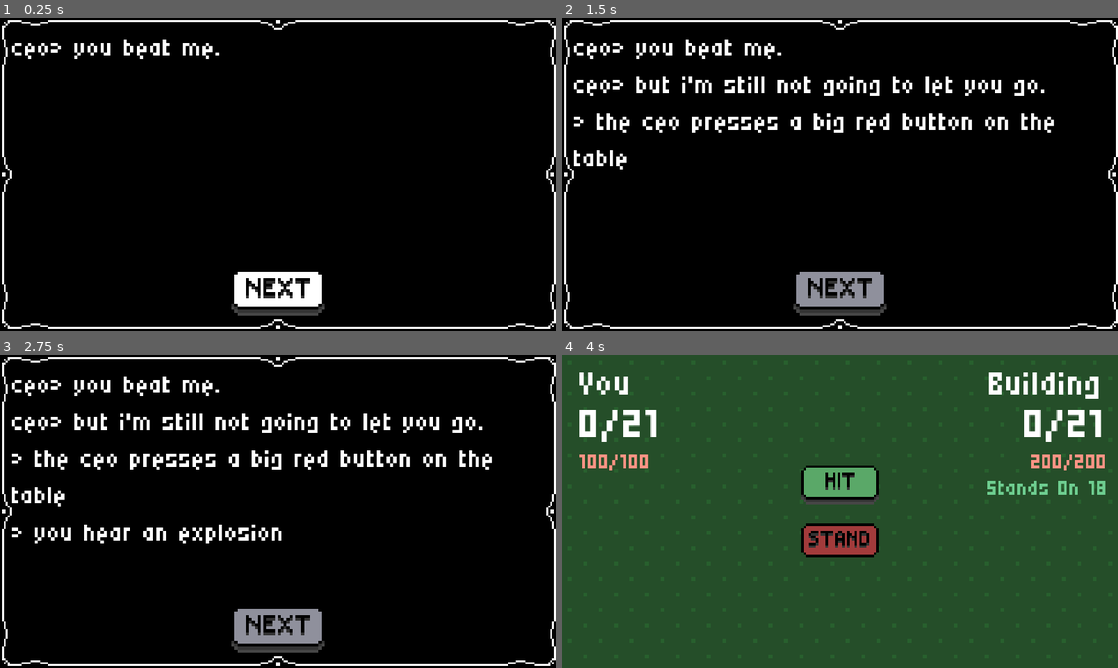
Above: before the commit, frames 1-4 (two rows, left to right).
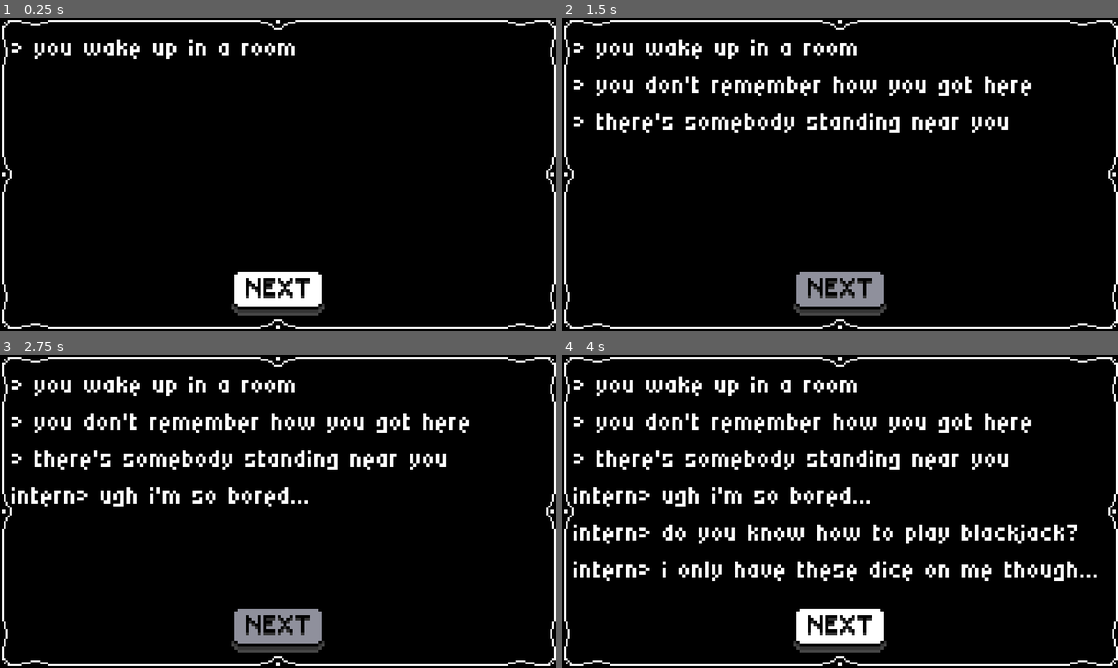
Above: after the commit, the same moments.

Repository: rkvmar/gambling
Game: Godot game, scene res://dialog.tscn
Same seed, same stepped clock (60 frames per second), same inputs: the game is played once before the commit and once after it.
Inputs (mouse positions are in pixels of both pictures, inside the frame that each line leads up to):
- Up to frame 1 (0.25 s): no input
- Up to frame 2 (1.5 s): click (840, 293) at 0.5 s; click (840, 293) at 1.25 s
- Up to frame 3 (2.75 s): click (278, 630) at 2 s
- Up to frame 4 (4 s): tap Enter (stand) at 2.75, 3.6 s; move the mouse to (962, 495) at 2.77 s; hold Space (roll) 2.78-3.53 s; click (962, 495) at 2.92 s; move the mouse to (728, 527) at 3.52 s; click (728, 527) at 3.67 s

The runs differ from the first frame. In frame 1, 1.2% of the frame differs, in the area x 2-53%, y 6-14%; in frame 2, 5.8%; in frame 3, 7.5%; in frame 4, 99%, in the area x 0-100%, y 0-100%.

Commit message:
oops it was set at final boss

Diff:
--- a/dialog.gd
+++ b/dialog.gd
@@ -3,14 +3,12 @@
 @onready var next_button: TextureButton = $NextButton
 var stage = 0
 
-# Called when the node enters the scene tree for the first time.
 func _ready() -> void:
 	stage = 0
 	print(Global.level)
 	text.text = Global.dialog[Global.level][stage]
 
 
-# Called every frame. 'delta' is the elapsed time since the previous frame.
 func _process(delta: float) -> void:
 	pass
 
--- a/global.gd
+++ b/global.gd
@@ -13,7 +13,7 @@
 var opponentMax = 5
 var addToOpponent = null
 var addToPlayer = null
-var level = 10
+var level = 0
 var shopSelection = null
 var stopRoll = false
 var resetting = false
Not shown, changed: index.pck
Not shown, changed: index.service.worker.js
